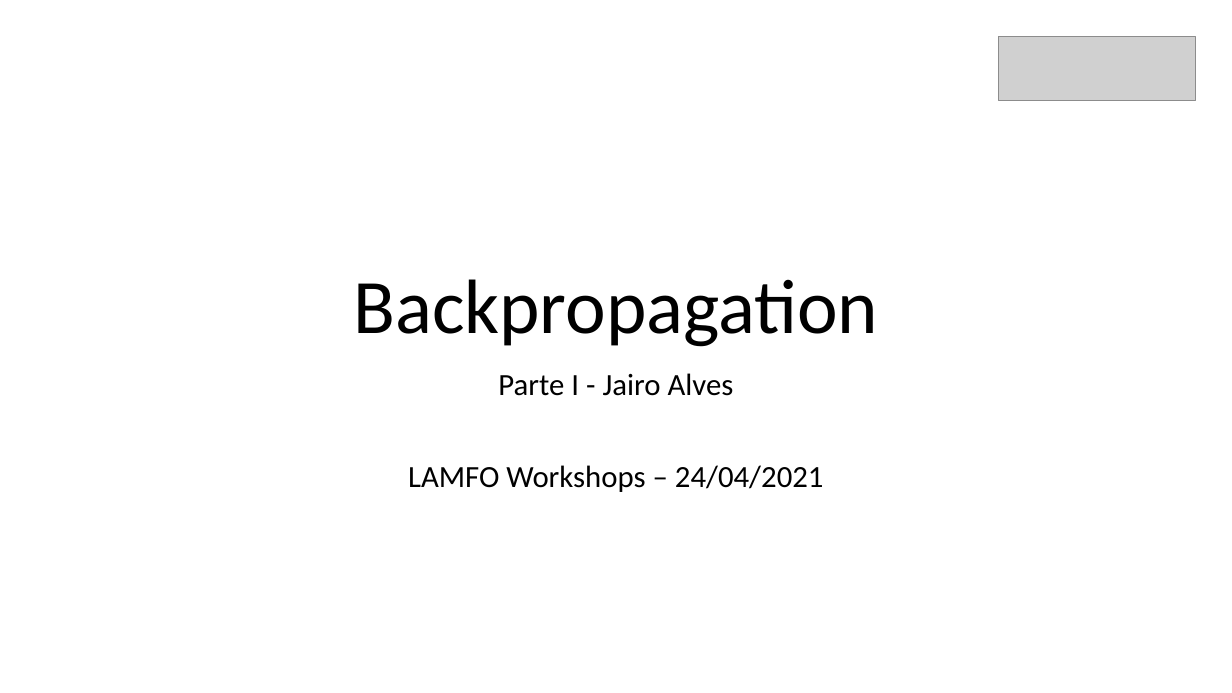
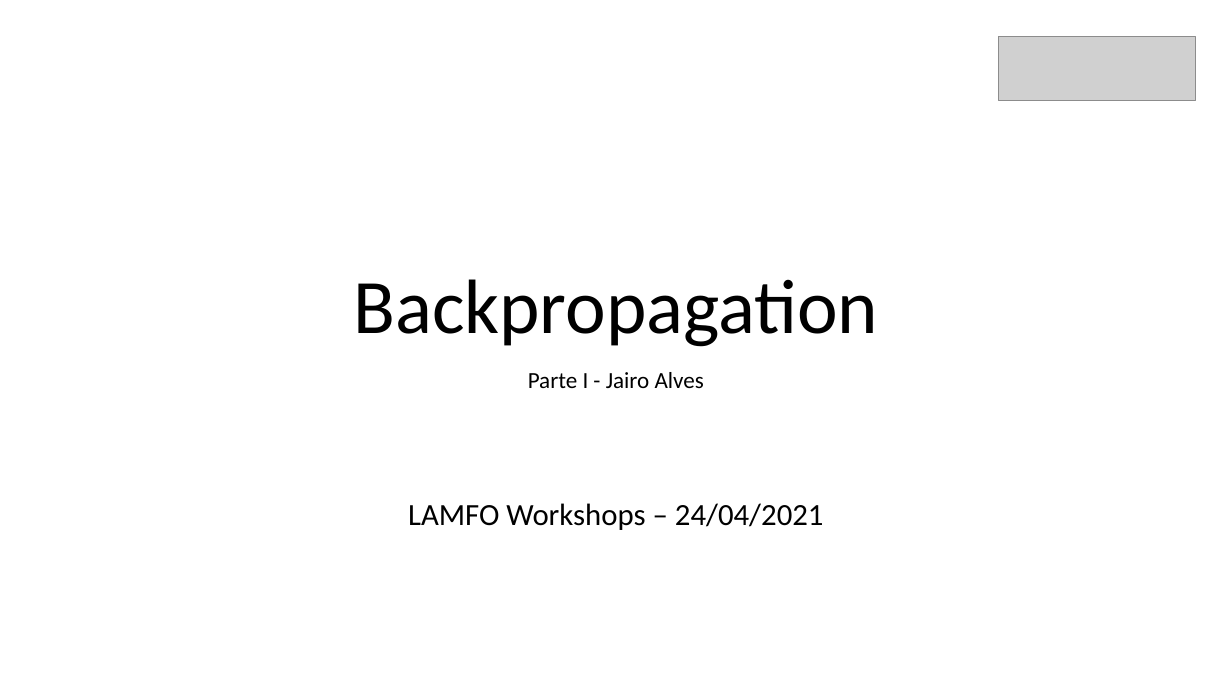
Before and after one commit to jairoalves/backpropagation, a slide deck: slide 1 of oficina de backpropagation/Backprop_LAMFO_Jairo.pptx. Drawn at 1232x693 pixels with LibreOffice and Linux fonts; fonts in the diff are those of the drawing; grey boxes stand for pictures. Boxes give left, top, right and bottom in pixels: in the first picture for what was removed or moved away, otherwise in the second. Text is boxed around its words. In the diff, an @@ line names an element or a change of style, - is before the commit and + after.

```diff
--- a/oficina de backpropagation/Backprop_LAMFO_Jairo.pptx
+++ b/oficina de backpropagation/Backprop_LAMFO_Jairo.pptx
@@ subtitle at (528,372,704,388): size 24 to 18 pt in "Parte I - Jairo Alves" @@
```
Also in this commit, not shown: 3 other slides changed.
